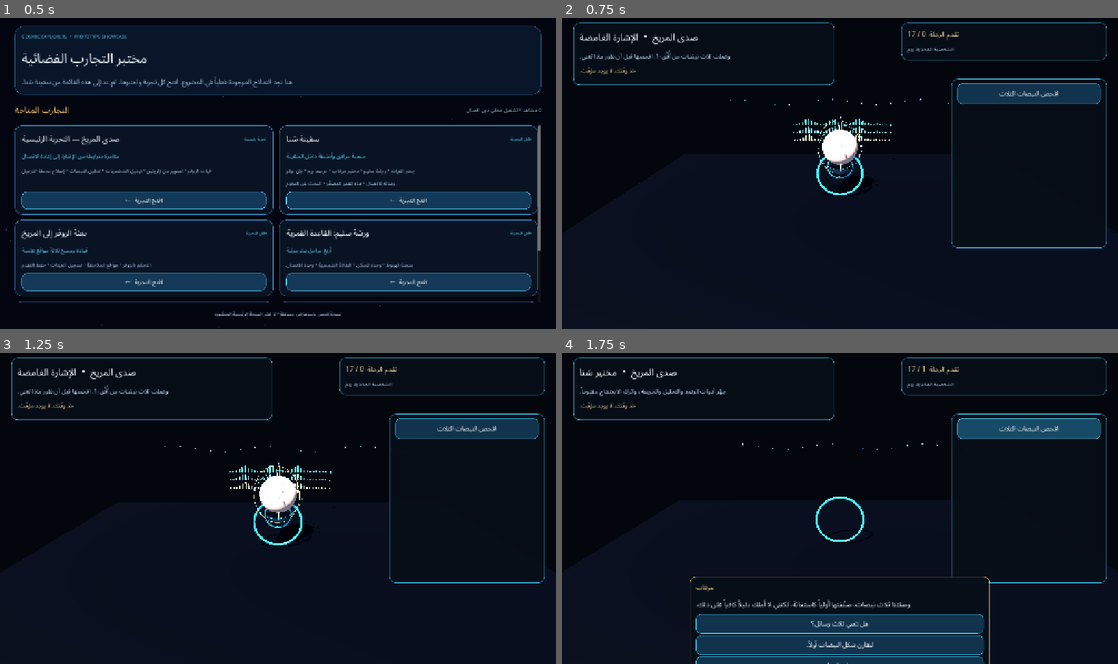
Above: before the commit, frames 1-4 (two rows, left to right).
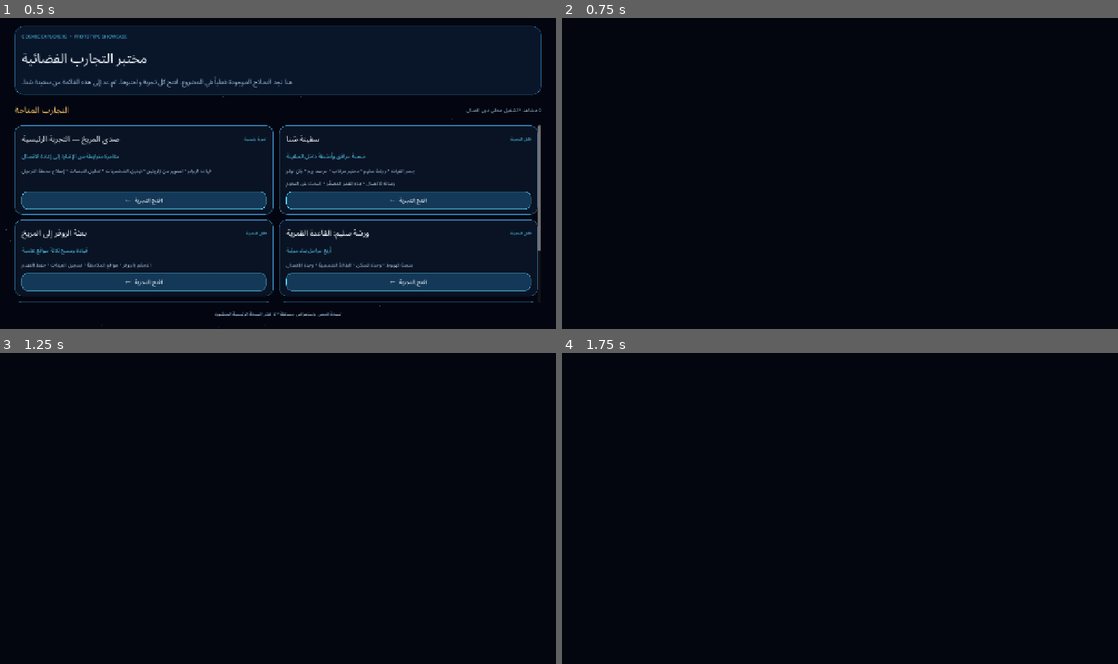
Above: after the commit, the same moments.

Repository: mdznap35/-cosmic-explorers
Game: Godot game, scene res://scenes/prototypes/showcase_app.tscn
The game is run twice, just before and just after one commit, with the same random seed, the same clock (stepped at 60 frames per second) and the same inputs.
Inputs (mouse positions are in pixels of both pictures, inside the frame that each line leads up to):
- Up to frame 1 (0.5 s): no input
- Up to frame 2 (0.75 s): click "افتح التجربة ←" at 0.5 s
- Up to frame 3 (1.25 s): no input
- Up to frame 4 (1.75 s): click (1029, 427) at 1.25 s, where only the run before the commit has a clickable "افحص النبضات الثلاث"

Frame 1 is identical in both runs. In frame 2, 4.8% of the frame differs, in the area x 2-98%, y 1-75%; in frame 3, 4.9%; in frame 4, 12%, in the area x 2-98%, y 1-100%.
Error before the commit: Attempted to free a locked object (calling or emitting). (res://scripts/prototypes/echo_of_mars_vertical_slice.gd:480)
Error after the commit: Parse Error: Expected statement, found "Indent" instead. (res://scripts/prototypes/echo_of_mars_vertical_slice.gd:283)

Commit message:
feat: make the three opening signal pulses individually inspectable

Diff:
--- a/scripts/prototypes/echo_of_mars_vertical_slice.gd
+++ b/scripts/prototypes/echo_of_mars_vertical_slice.gd
@@ -71,6 +71,12 @@
 }
 const ROLE_ABILITIES := {"reem":"photo_documentation","salim":"device_repair","lulu":"hidden_trace_detection"}
 const ROLE_LABELS := {"reem":"ريم — ثبتي الصورة","salim":"سليم — افحص وحدة الاتصال","lulu":"لولو — اكشف العلامة الصغيرة"}
+const SIGNAL_ACTION_LABELS := {"one":"افحص النبضة الأولى","two":"افحص النبضة الثانية","three":"افحص النبضة الثالثة"}
+const SIGNAL_FEEDBACK := {
+	"one":"سُجّلت النبضة الأولى. احتفظنا بشكلها ووقت وصولها للمقارنة.",
+	"two":"سُجّلت النبضة الثانية. لاحظ موضع العلامة الصغيرة قبل الاستنتاج.",
+	"three":"اكتملت العينات الثلاث. أصبحت المقارنة متاحة الآن."
+}
 const RELAY_LABELS := {"power":"توصيل الطاقة — سليم","align":"توجيه الطبق — ريم","clip":"تثبيت المشبك — لولو"}
 
 @export var use_persistent_save := true
@@ -87,6 +93,7 @@
 var _stage_index := 0
 var _landing_site_id := "rocky"
 var _rover_scanned_ids: Array[String] = []
+var _signal_pulses_inspected: Array[String] = []
 var _photo_one_done := false
 var _photo_two_done := false
 var _role_actions_done: Array[String] = []
@@ -216,6 +223,9 @@
 func get_loaded_asset_ids() -> PackedStringArray:
 	return PackedStringArray(_loaded_asset_ids)
 
+func get_signal_pulses_inspected() -> PackedStringArray:
+	return PackedStringArray(_signal_pulses_inspected)
+
 func get_character_ids() -> Array[String]:
 	return _character_roster.get_character_ids() if _character_roster != null else []
 
@@ -234,7 +244,12 @@
 func get_action_ids() -> PackedStringArray:
 	var result := PackedStringArray()
 	match _stage_index:
-		0: result.append("inspect_signal")
+		0:
+			for signal_id in ["one", "two", "three"]:
+				if not _signal_pulses_inspected.has(signal_id):
+					result.append("signal:" + signal_id)
+			if _signal_pulses_inspected.size() == 3:
+				result.append("inspect_signal")
 		1: result.append("calibrate_tools")
 		2: result.append_array(["landing:plateau","landing:rocky","landing:low_ridge"])
 		3:
@@ -260,7 +275,22 @@
 	_play_ui_sound("click")
 	match _stage_index:
 		0:
-			if action_id != "inspect_signal": return false
+			if action_id.begins_with("signal:"):
+				var signal_id := action_id.trim_prefix("signal:")
+				if not ["one", "two", "three"].has(signal_id) or _signal_pulses_inspected.has(signal_id):
+					return false
+			_signal_pulses_inspected.append(signal_id)
+				if not _save_snapshot():
+					_signal_pulses_inspected.erase(signal_id)
+					_feedback_label.text = "تعذّر حفظ هذه العينة. حاول فحصها مرة أخرى."
+					return false
+				_highlight_signal_trace(signal_id)
+				_feedback_label.text = SIGNAL_FEEDBACK[signal_id]
+				_play_ui_sound("open")
+				_refresh_actions()
+				return true
+			if action_id != "inspect_signal" or _signal_pulses_inspected.size() != 3:
+				return false
 			if not _commit_events([{"id":"echo.signal.inspected","amount":1}],1): return false
 			_after_stage_change("dialogue.echo.signal")
 			return true
@@ -487,7 +517,13 @@
 		return
 	_action_box.visible = true
 	match _stage_index:
-		0: _add_action_button("افحص النبضات الثلاث","inspect_signal")
+		0:
+			for signal_id in ["one", "two", "three"]:
+				if not _signal_pulses_inspected.has(signal_id):
+					_add_action_button(SIGNAL_ACTION_LABELS[signal_id], "signal:" + signal_id)
+			if _signal_pulses_inspected.size() == 3:
+				_add_action_button("قارن النبضات وتابع", "inspect_signal")
+			_selected_label.text = "نبضات فُحصت: %d / 3" % _signal_pulses_inspected.size()
 		1: _add_action_button("عاير أدوات المختبر","calibrate_tools")
 		2:
 			_add_action_button("الهضبة الهادئة","landing:plateau")
@@ -683,6 +719,8 @@
 	globe_spin.tween_property(globe, "rotation:y", TAU, 28.0).from(0.0)
 
 	_build_echo_signal_waveform()
+	for signal_id in _signal_pulses_inspected:
+		_highlight_signal_trace(signal_id, false)
 	_set_camera_pose(Vector3(0.0, 6.2, 12.8), Vector3(0.0, 2.25, -3.3), 1.45)
 
 func _build_echo_signal_waveform() -> void:
@@ -739,6 +777,27 @@
 	waveform_material.roughness = 0.28
 	waveform.material_override = waveform_material
 	_world_root.add_child(waveform)
+
+func _highlight_signal_trace(signal_id: String, animate_marker: bool = true) -> void:
+	var row_lookup := {"one": 0, "two": 1, "three": 2}
+	if not row_lookup.has(signal_id):
+		return
+	var waveform := _world_root.get_node_or_null("EchoSignalWaveform") as MultiMeshInstance3D
+	if waveform == null or waveform.multimesh == null:
+		return
+	var row := int(row_lookup[signal_id])
+	for column in range(32):
+		waveform.multimesh.set_instance_color(row * 32 + column, Color(0.98, 0.91, 0.68))
+	var marker := waveform.get_node_or_null("EchoTraceMarker_%02d" % (row + 1)) as MeshInstance3D
+	if marker == null:
+		return
+	if animate_marker:
+		var pulse := marker.create_tween()
+		pulse.set_trans(Tween.TRANS_BACK).set_ease(Tween.EASE_OUT)
+		pulse.tween_property(marker, "scale", Vector3.ONE * 1.9, 0.17)
+		pulse.tween_property(marker, "scale", Vector3.ONE, 0.28)
+	else:
+		marker.scale = Vector3.ONE * 1.35
 
 func _build_mars_canyon_environment() -> void:
 	MarsLandscapeBuilder.populate(_world_root, "cinematic")
@@ -1233,7 +1292,7 @@
 	return material
 
 func _default_snapshot() -> Dictionary:
-	return {"version":SAVE_VERSION,"mission_state":{},"reward_state":{},"stage_index":0,"landing_site_id":"rocky","rover_scanned_ids":[],"photo_one_done":false,"photo_two_done":f …(126 unchanged characters)…
+	return {"version":SAVE_VERSION,"mission_state":{},"reward_state":{},"stage_index":0,"landing_site_id":"rocky","rover_scanned_ids":[],"signal_pulses_inspected":[],"photo_one_done":false,"photo_two_done":f …(126 unchanged characters)…
 
 func _load_snapshot() -> Dictionary:
 	var defaults:=_default_snapshot()
@@ -1251,6 +1310,7 @@
 	var landing:=str(parsed.get("landing_site_id","rocky"))
 	snapshot["landing_site_id"]=landing if LANDING_SITES.has(landing) else "rocky"
 	snapshot["rover_scanned_ids"]=_clean_ids(parsed.get("rover_scanned_ids",[]),["layered_rock","sand_ripples","crater_rim"])
+	snapshot["signal_pulses_inspected"]=_clean_ids(parsed.get("signal_pulses_inspected",[]),["one","two","three"])
 	snapshot["photo_one_done"]=bool(parsed.get("photo_one_done",false))
 	snapshot["photo_two_done"]=bool(parsed.get("photo_two_done",false))
 	snapshot["role_actions_done"]=_clean_ids(parsed.get("role_actions_done",[]),["reem","salim","lulu"])
@@ -1266,6 +1326,7 @@
 	var landing:=str(snapshot.get("landing_site_id","rocky"))
 	_landing_site_id=landing if LANDING_SITES.has(landing) else "rocky"
 	_rover_scanned_ids=_clean_ids(snapshot.get("rover_scanned_ids",[]),["layered_rock","sand_ripples","crater_rim"])
+	_signal_pulses_inspected=_clean_ids(snapshot.get("signal_pulses_inspected",[]),["one","two","three"])
 	_photo_one_done=bool(snapshot.get("photo_one_done",false))
 	_photo_two_done=bool(snapshot.get("photo_two_done",false))
 	_role_actions_done=_clean_ids(snapshot.get("role_actions_done",[]),["reem","salim","lulu"])
@@ -1291,6 +1352,7 @@
 		"stage_index":_stage_index,
 		"landing_site_id":_landing_site_id,
 		"rover_scanned_ids":_rover_scanned_ids.duplicate(),
+		"signal_pulses_inspected":_signal_pulses_inspected.duplicate(),
 		"photo_one_done":_photo_one_done,
 		"photo_two_done":_photo_two_done,
 		"role_actions_done":_role_actions_done.duplicate(),
--- a/tests/validate_echo_of_mars_slice.gd
+++ b/tests/validate_echo_of_mars_slice.gd
@@ -131,8 +131,23 @@
 			_errors.append("All three echo traces must carry the same waveform pattern.")
 	if slice.perform_action("not-a-real-action"):
 		_errors.append("Unknown actions must be rejected.")
+	if slice.perform_action("inspect_signal"):
+		_errors.append("The opening signal cannot be confirmed before all three pulses are inspected.")
+	for signal_id in ["one", "two", "three"]:
+		if not slice.get_action_ids().has("signal:" + signal_id):
+			_errors.append("Each uninspected pulse must expose its own action: " + signal_id)
+		if not slice.perform_action("signal:" + signal_id):
+			_errors.append("The player must be able to inspect pulse " + signal_id)
+		if slice.get_stage_index() != 0:
+			_errors.append("Inspecting an individual pulse must not skip the comparison stage.")
+		if not slice.get_signal_pulses_inspected().has(signal_id):
+			_errors.append("The inspected pulse must be recorded: " + signal_id)
+	if not slice.get_action_ids().has("inspect_signal"):
+		_errors.append("The comparison action must unlock only after all three pulses.")
+	if slice.get_action_ids().has("signal:one") or slice.get_action_ids().has("signal:two") or slice.get_action_ids().has("signal:three"):
+		_errors.append("Already-inspected pulses must disappear from the pending actions.")
 	if not slice.perform_action("inspect_signal"):
-		_errors.append("The player must be able to inspect the opening signal.")
+		_errors.append("The player must be able to compare the three inspected pulses.")
 	slice.dismiss_current_dialogue()
 	if slice.get_stage_index() != 1:
 		_errors.append("Inspecting the signal should advance to the laboratory.")
Not shown, changed: docs/ECHO_OF_MARS_OPEN_ASSET_POLISH.md
